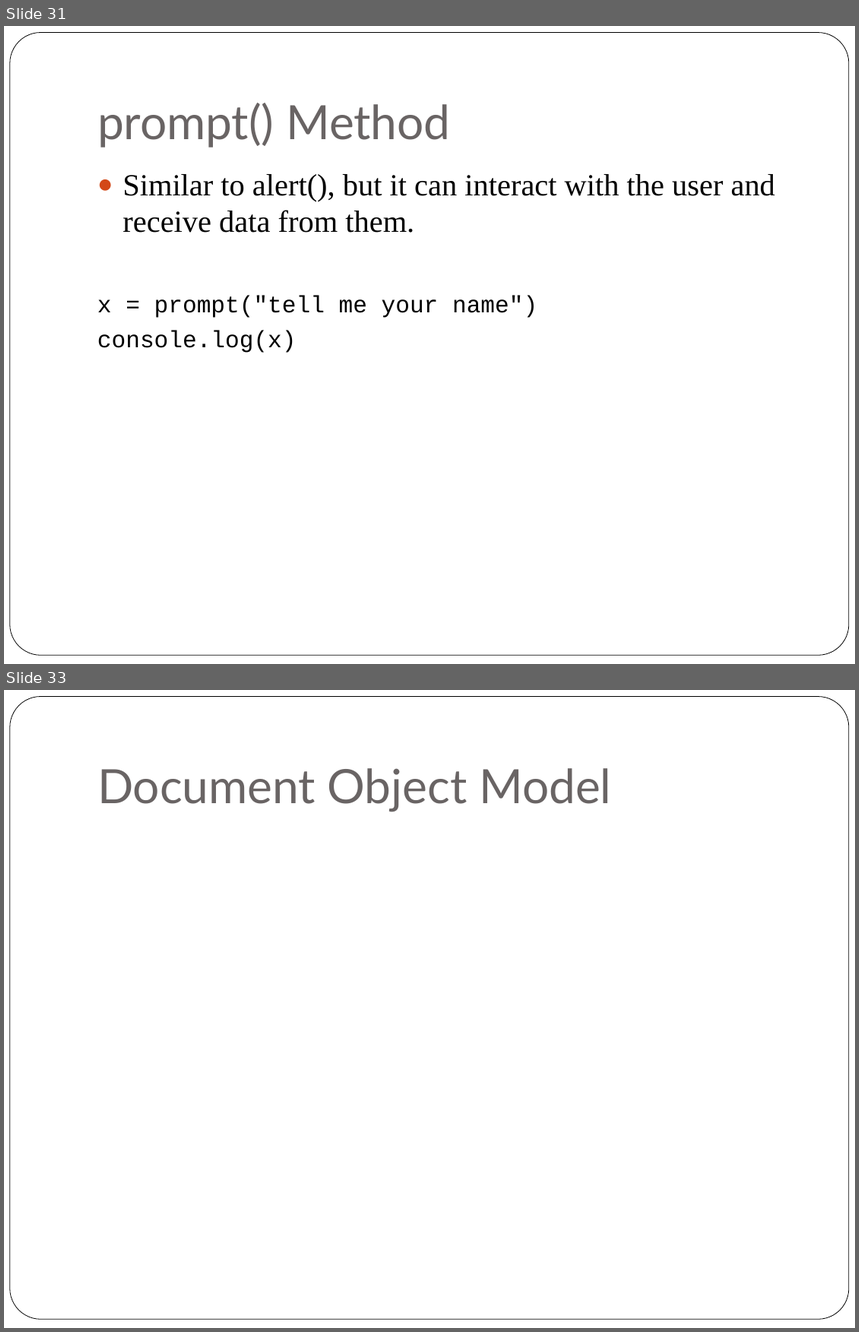
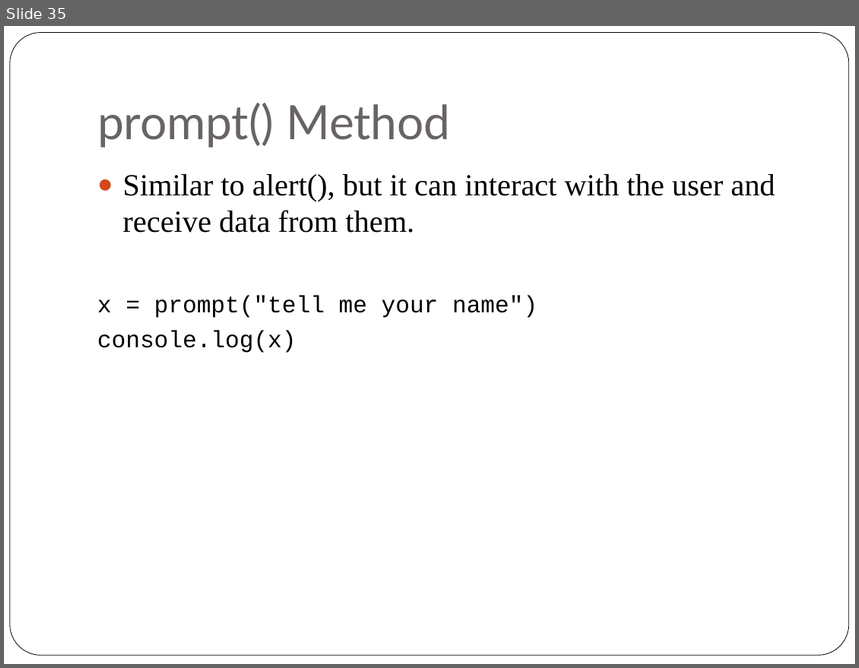
Before and after one commit to liahhansen/Learn-to-Program-Javascript, a slide deck: materials/SLIDES/class_one.ppt. Shown one above the other, each under a label of ours: slides 31 and 33 before the commit, slide 35 after it; the slides between them are not shown. The pictures are 859x1332 and 859x668 pixels, drawn with LibreOffice and Linux fonts; fonts in the diff are those of the drawing. Boxes give left, top, right and bottom in pixels: in the first picture for what was removed or moved away, otherwise in the second. Text is boxed around its words. In the diff, an @@ line names an element or a change of style, - is before the commit and + after.

```diff
--- a/materials/SLIDES/class_one.ppt
+++ b/materials/SLIDES/class_one.ppt
@@ slide 33 removed at [4,690,855,1328], background #FFFFFF; not listed: 1 template element that a slide beside it also shows @@
@@ title removed at [97,768,611,812] @@
-Document Object Model
@@ what was slide 31 is now slide 35 @@
```
Also in this commit, not shown: 4 slides changed, 4 slides added, 6 other files.
